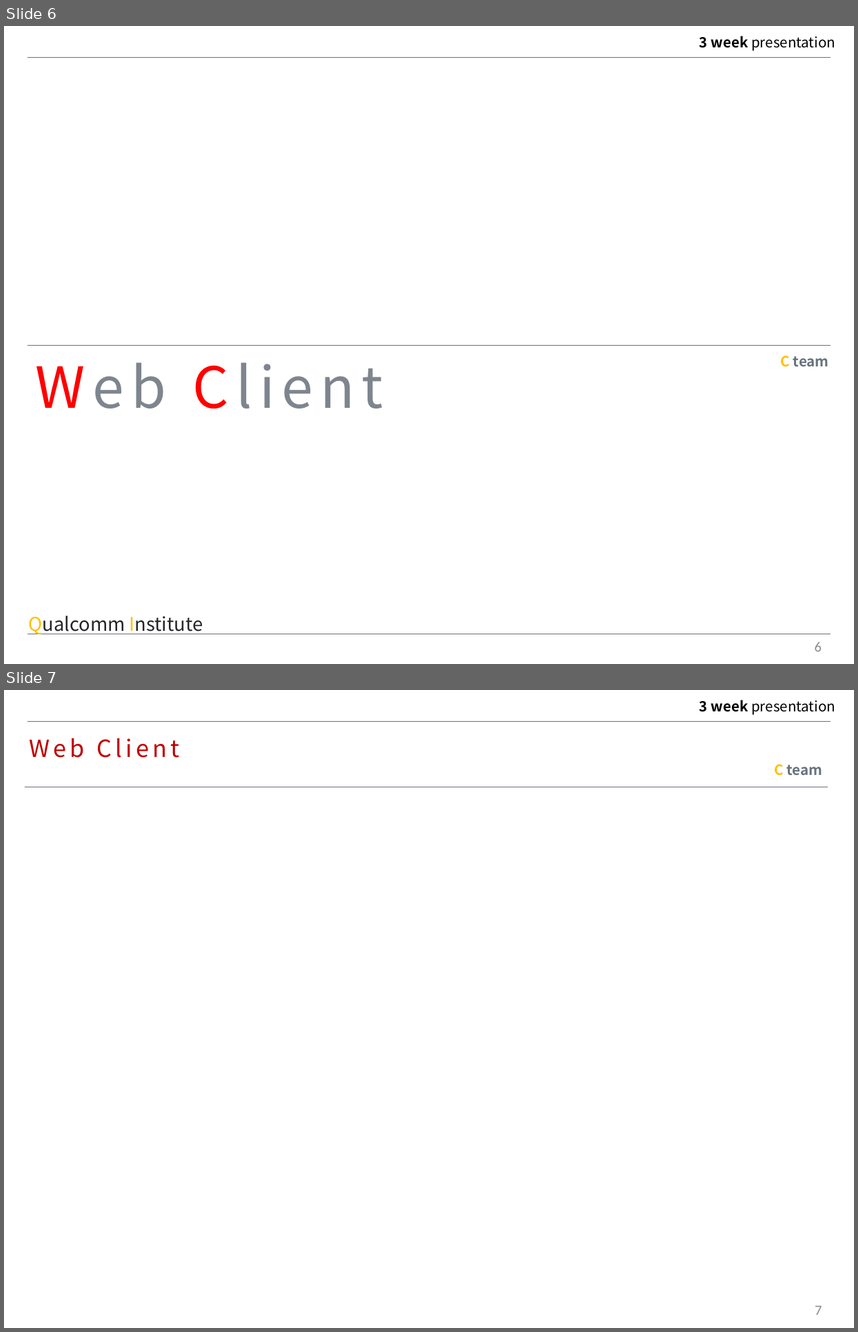
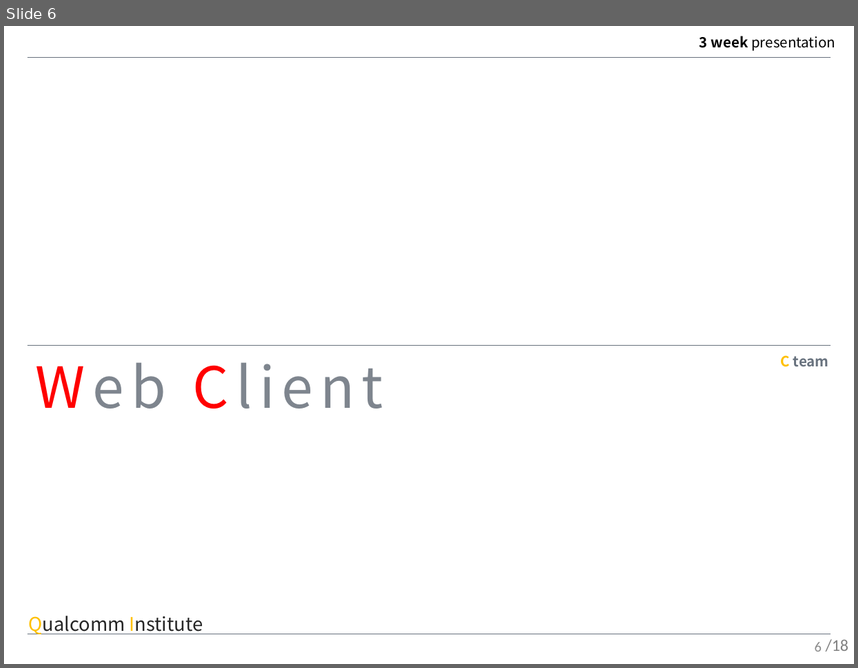
Before and after one commit to MAENGSOOHOON/summer2017IoT, a slide deck: 3week/ppt/3week.pptx. Shown one above the other, each under a label of ours: slides 6 and 7 before the commit, slide 6 after it. The pictures are 858x1332 and 858x668 pixels, drawn with LibreOffice and Linux fonts; fonts in the diff are those of the drawing. Boxes give left, top, right and bottom in pixels: in the first picture for what was removed or moved away, otherwise in the second. Text is boxed around its words. In the diff, an @@ line names an element or a change of style, - is before the commit and + after.

```diff
--- a/3week/ppt/3week.pptx
+++ b/3week/ppt/3week.pptx
@@ slide 7 removed at bbox=[4, 690, 854, 1328], background #FFFFFF; not listed: 2 template elements that a slide beside it also shows @@
@@ text removed at bbox=[29, 738, 179, 758] @@
-Web Client
@@ text removed at bbox=[774, 764, 822, 776] @@
-C team
@@ line removed from (25, 787) to (828, 787) @@
@@ page number removed at bbox=[815, 1305, 822, 1314] @@
-7
@@ slide 6 changed as well @@
@@ text added at bbox=[826, 639, 849, 651], 14 pt, text #808080 @@
+/18
```
Also in this commit, not shown: 13 other slides changed, 4 slides added, 4 other slides removed, 2 other files.
